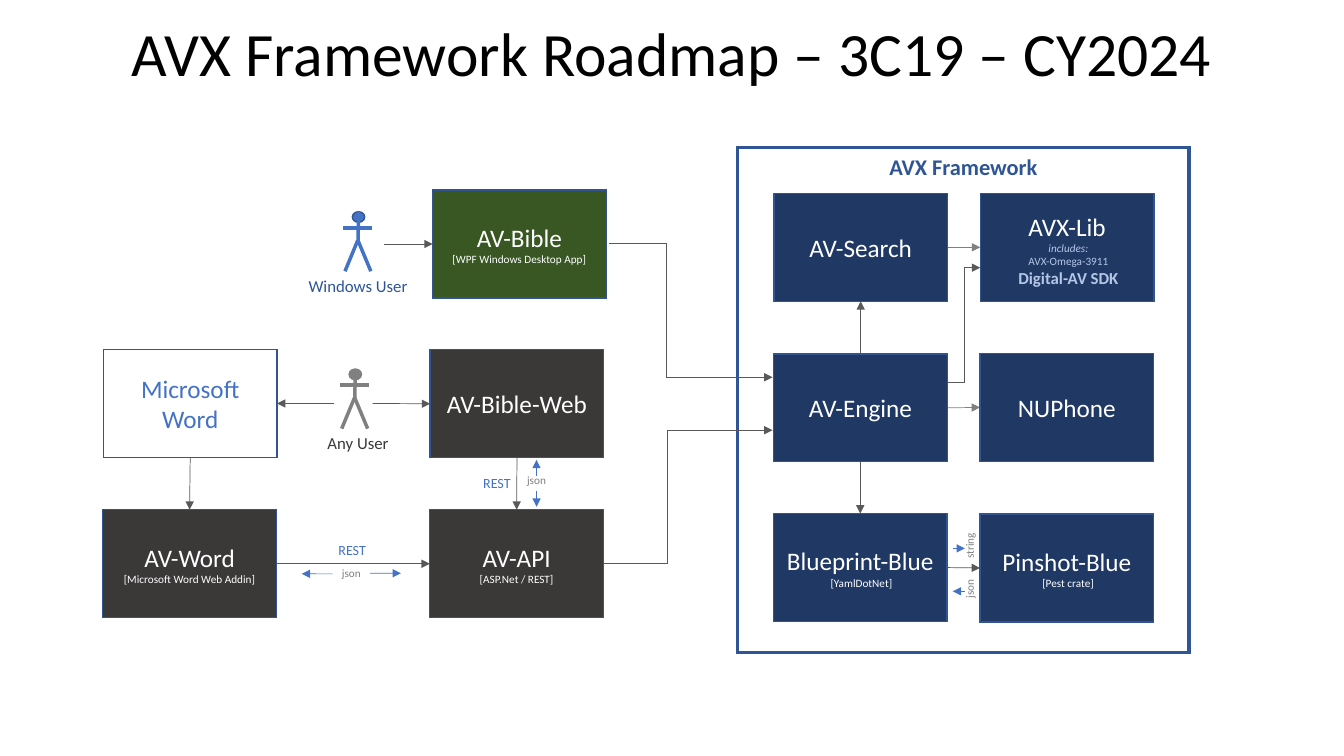
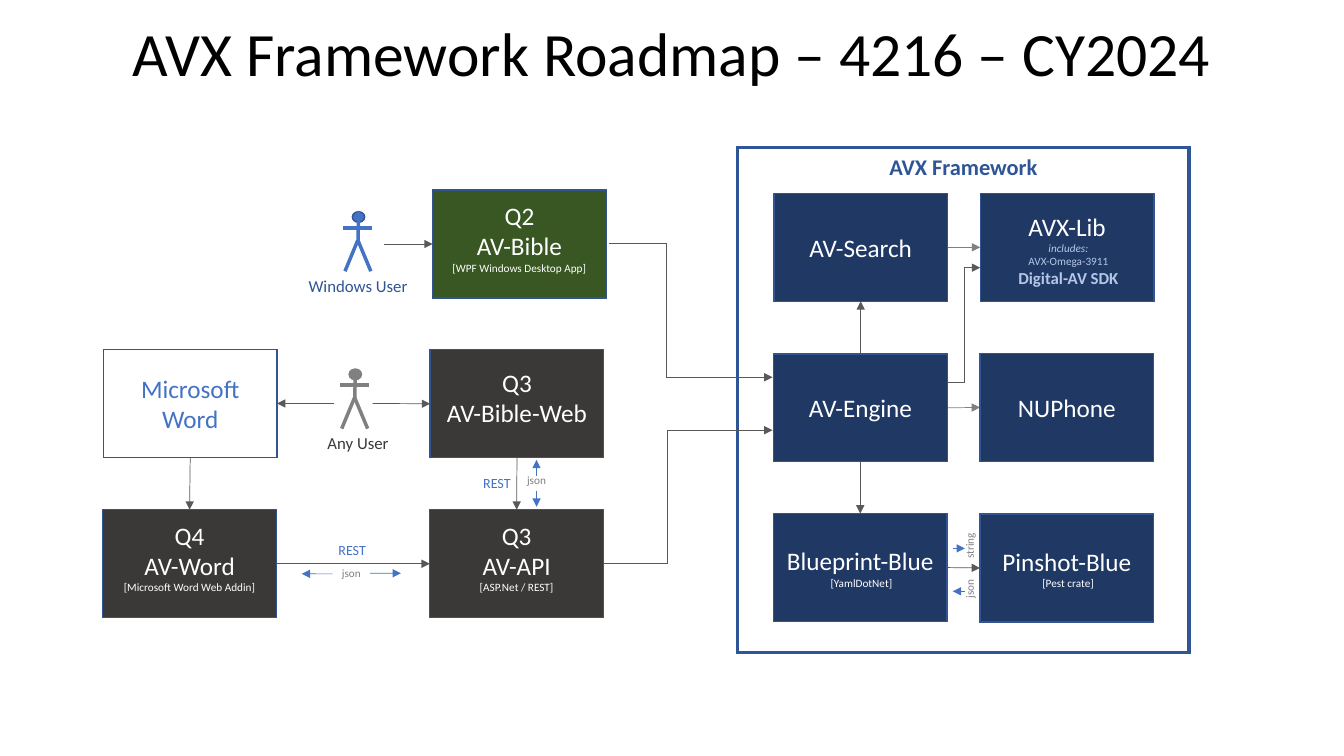
Before and after one commit to kwonus/AV-Engine, a slide deck: slide 4 of AVX-Framework.pptx. Drawn at 1344x756 pixels with LibreOffice and Linux fonts; fonts in the diff are those of the drawing. Boxes give left, top, right and bottom in pixels: in the first picture for what was removed or moved away, otherwise in the second. Text is boxed around its words. In the diff, an @@ line names an element or a change of style, - is before the commit and + after.

Commit message:
update the roadmap docs

```diff
--- a/AVX-Framework.pptx
+++ b/AVX-Framework.pptx
@@ title at (132, 33, 1210, 86): text changed @@
-AVX Framework Roadmap – 3C19 – CY2024
+AVX Framework Roadmap – 4216 – CY2024
@@ text in rectangle at (505, 208, 535, 229): paragraph added @@
+Q2
@@ text in rectangle at (502, 375, 532, 396): paragraph added @@
+Q3
@@ text in rectangle at (103, 510, 276, 618): paragraph added @@
+Q4
@@ text in rectangle at (502, 528, 532, 549): paragraph added @@
+Q3
```
Also in this commit, not shown: 2 other slides changed, 3 other files.
